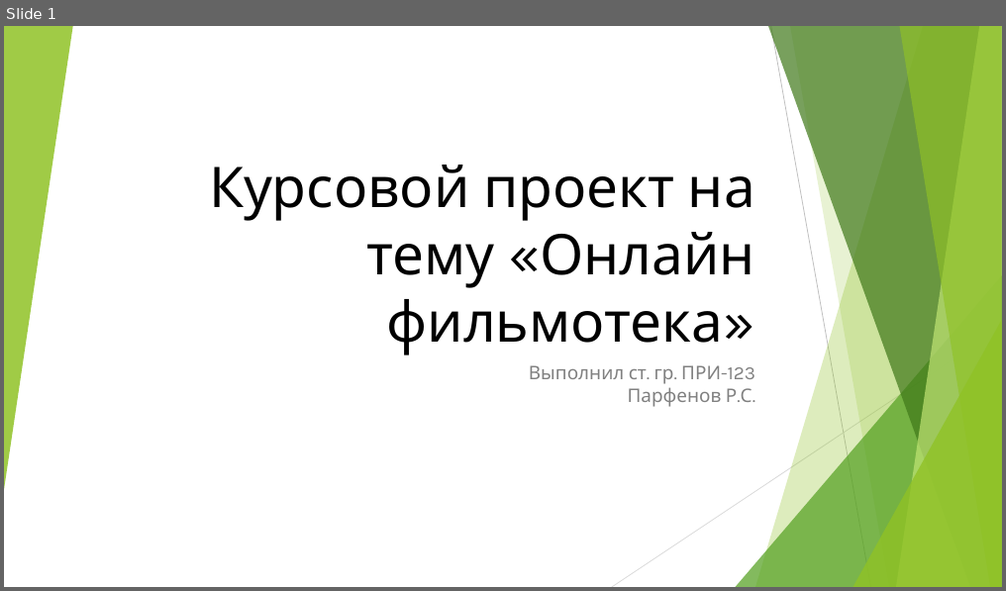
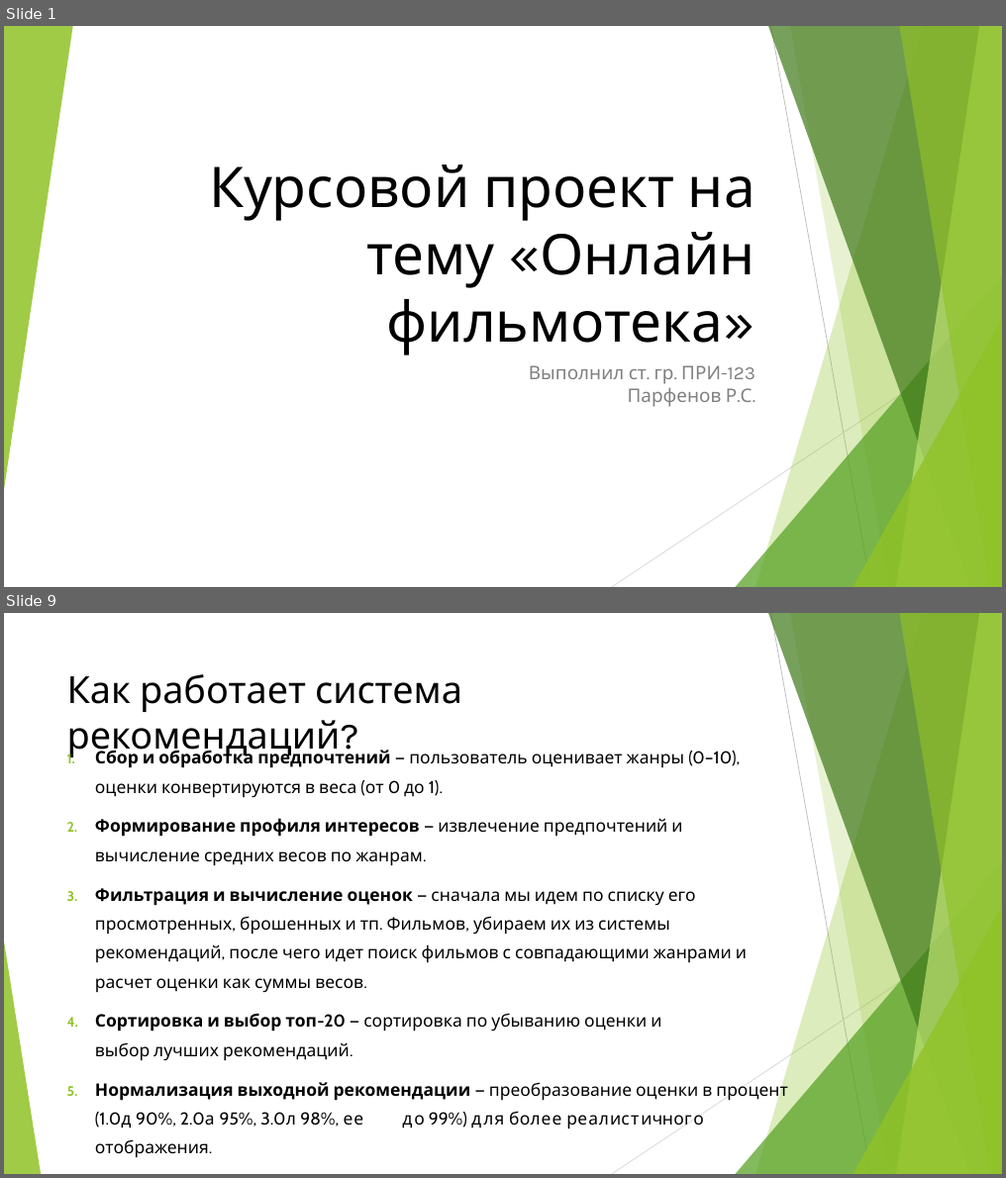
Before and after one commit to r0mbaa/OnlineMovies, a slide deck: Paperworks/Курсовой проект на тему «Онлайн фильмотека».pptx. Shown one above the other, each under a label of ours: slide 1 before the commit, slides 1 and 9 after it; the slides between them are not shown. The pictures are 1006x591 and 1006x1178 pixels, drawn with LibreOffice and Linux fonts; fonts in the diff are those of the drawing. Boxes give left, top, right and bottom in pixels: in the first picture for what was removed or moved away, otherwise in the second. Text is boxed around its words. In the diff, an @@ line names an element or a change of style, - is before the commit and + after.

```diff
--- a/Paperworks/Курсовой проект на тему «Онлайн фильмотека».pptx
+++ b/Paperworks/Курсовой проект на тему «Онлайн фильмотека».pptx
@@ slide 9 added at [4, 613, 1002, 1174], background #FFFFFF; not listed: 9 template elements that a slide beside it also shows @@
@@ title added at [67, 674, 462, 759], 36 pt, text #000000 @@
+Как работает система рекомендаций?
@@ text added at [95, 748, 788, 1128], 16.6 pt, text #000000 @@
+1. Сбор и обработка предпочтений — пользователь оценивает жанры (0–10), оценки конвертируются в веса (от 0 до 1).
+2. Формирование профиля интересов — извлечение предпочтений и вычисление средних весов по жанрам.
+3. Фильтрация и вычисление оценок — сначала мы идем по списку его просмотренных, брошенных и тп. Фильмов, убираем их из системы рекомендаций, после чего идет поиск фильмов с совпадающими жанрами и расчет оценки как суммы весов.
+4. Сортировка и выбор топ-20 — сортировка по убыванию оценки и выбор лучших рекомендаций.
+5. Нормализация выходной рекомендации — преобразование оценки в процент (1.0→90%, 2.0→95%, 3.0→98%, далее до 99%) для более реалистичного отображения.
@@ triangle added at [4, 942, 41, 1174], fill #90C226 at 85% opacity @@
```
Also in this commit, not shown: 3 slides changed, 11 other slides added, 1 other file.
